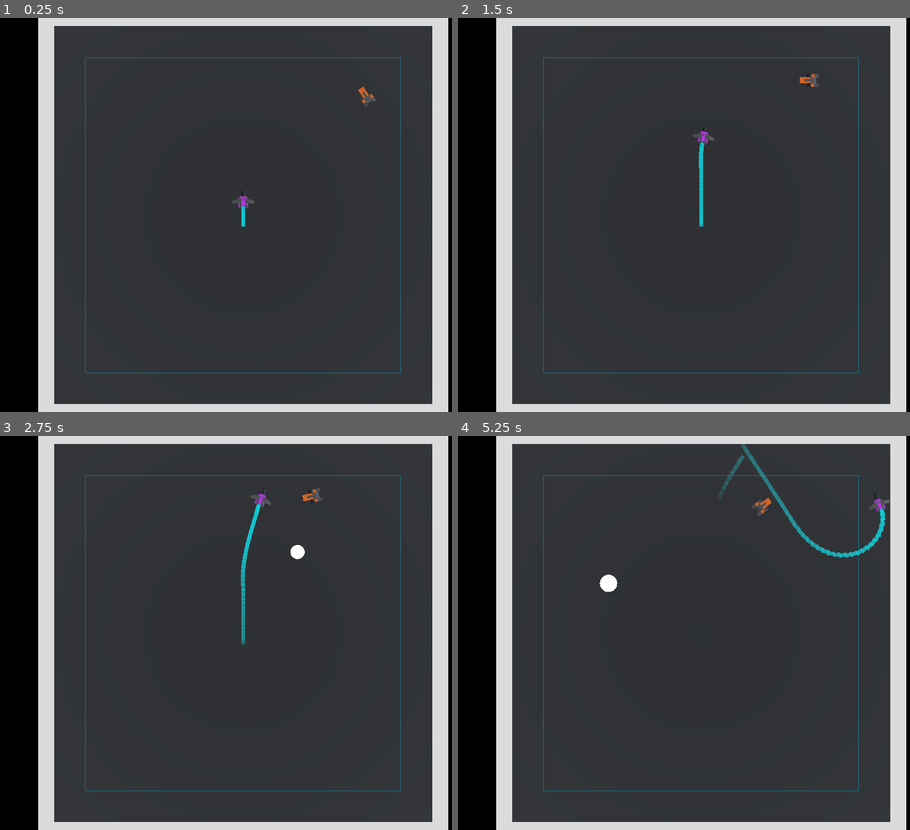
Above: before the commit, frames 1-4 (two rows, left to right).
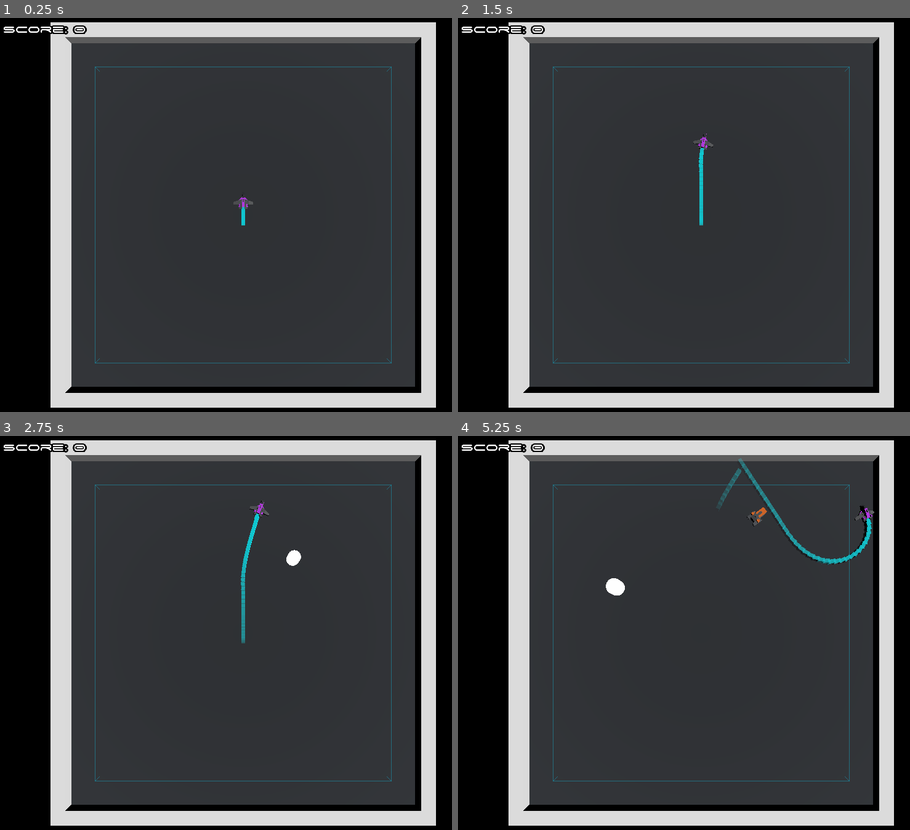
Above: after the commit, the same moments.

Repository: voithos/neoncycles
Game: Godot game, scene res://scenes/Arena.tscn
The game is run twice, just before and just after one commit, with the same random seed, the same clock (stepped at 60 frames per second) and the same inputs. Sound files missing from this copy of the repository are replaced by a short silence.
Inputs:
- Up to frame 1 (0.25 s): no input
- Up to frame 2 (1.5 s): tap Enter (reset_level, bound only after the commit) at 0.5, 1.25 s; hold Right (turn_right) 0.53-1.28 s; tap P at 0.6, 1.35 s; hold Down (slow_down) from 1.28 s (still down)
- Up to frame 3 (2.75 s): release Down (slow_down) at 2.03 s; hold Right (turn_right) from 2.03 s (still down); tap P at 2.1 s
- Up to frame 4 (5.25 s): tap Enter (reset_level, bound only after the commit) at 2.75, 4.15, 4.25 s; release Right (turn_right) at 2.78 s; hold Up (speed_up) 2.78-3.53 s; tap P every 0.75 s from 2.85 to 5.1 s; hold Left (turn_left) 3.53-5.03 s; hold Down (slow_down) from 5.03 s (still down)

The runs differ from the first frame. In frame 1, 22% of the frame differs, in the area x 0-100%, y 0-100%; in frame 2, 22%; in frame 3, 23%; in frame 4, 24%.

Commit message:
Add score display.

Diff:
--- a/project.godot
+++ b/project.godot
@@ -21,6 +21,7 @@
 Music="*res://scripts/Music.gd"
 Sfx="*res://scripts/Sfx.gd"
 GlobalCamera="*res://scripts/GlobalCamera.gd"
+Score="*res://scripts/Score.gd"
 
 [display]
 
@@ -51,6 +52,11 @@
 "events": [ Object(InputEventKey,"resource_local_to_scene":false,"resource_name":"","device":0,"alt":false,"shift":false,"control":false,"meta":false,"command":false,"pressed":false,"scancode":16777234,"unicode":0,"echo":false,"script":null)
  ]
 }
+reset_level={
+"deadzone": 0.5,
+"events": [ Object(InputEventKey,"resource_local_to_scene":false,"resource_name":"","device":0,"alt":false,"shift":false,"control":false,"meta":false,"command":false,"pressed":false,"scancode":16777221,"unicode":0,"echo":false,"script":null)
+ ]
+}
 
 [physics]
 
--- a/scenes/Arena.gd
+++ b/scenes/Arena.gd
@@ -2,3 +2,4 @@
 
 func _ready():
     Music.play_battle()
+    Score.reset()
--- a/scenes/Arena.tscn
+++ b/scenes/Arena.tscn
@@ -1,11 +1,12 @@
-[gd_scene load_steps=13 format=2]
+[gd_scene load_steps=14 format=2]
 
 [ext_resource path="res://scenes/Player.tscn" type="PackedScene" id=1]
 [ext_resource path="res://assets/dark.material" type="Material" id=2]
-[ext_resource path="res://scenes/Drone.tscn" type="PackedScene" id=3]
+[ext_resource path="res://scenes/Score.tscn" type="PackedScene" id=3]
 [ext_resource path="res://scenes/EnemySpawn.tscn" type="PackedScene" id=4]
 [ext_resource path="res://scenes/Arena.gd" type="Script" id=5]
 [ext_resource path="res://scenes/Camera.tscn" type="PackedScene" id=6]
+[ext_resource path="res://scenes/LevelController.tscn" type="PackedScene" id=7]
 
 [sub_resource type="BoxShape" id=1]
 extents = Vector3( 25, 1, 25 )
@@ -41,9 +42,6 @@
 material/0 = ExtResource( 2 )
 
 [node name="Player" parent="." instance=ExtResource( 1 )]
-
-[node name="Drone" parent="." instance=ExtResource( 3 )]
-transform = Transform( 1, 0, 0, 0, 1, 0, 0, 0, 1, 15.6776, 1.90735e-06, -14.2136 )
 
 [node name="EnemySpawn" parent="." instance=ExtResource( 4 )]
 spawn_shape = SubResource( 6 )
@@ -105,3 +103,7 @@
 
 [node name="WorldEnvironment" type="WorldEnvironment" parent="."]
 environment = SubResource( 5 )
+
+[node name="Score" parent="." instance=ExtResource( 3 )]
+
+[node name="LevelController" parent="." instance=ExtResource( 7 )]
--- a/scenes/Camera.tscn
+++ b/scenes/Camera.tscn
@@ -4,7 +4,7 @@
 
 [node name="Camera" type="Camera"]
 transform = Transform( 1, 0, 0, 0, -4.37114e-08, 1, 0, -1, -4.37114e-08, 0, 30, 0 )
-projection = 1
 current = true
+fov = 85.0
 size = 50.0
 script = ExtResource( 1 )
--- a/scenes/Craft.gd
+++ b/scenes/Craft.gd
@@ -36,6 +36,7 @@
 
     velocity = direction * current_speed
     velocity = move_and_slide(velocity, Vector3.UP)
+    translation.y = 0
 
     _maybe_bounce()
 
@@ -78,6 +79,8 @@
 func _die():
     if is_dying:
         return
+    if is_enemy:
+        Score.increment_score()
     is_dying = true
     if has_node("Explosion"):
         $Explosion.one_shot = true
--- a/scenes/Drone.tscn
+++ b/scenes/Drone.tscn
@@ -82,7 +82,7 @@
 tracks/3/imported = false
 tracks/3/enabled = true
 tracks/3/keys = {
-"times": PoolRealArray( 0, 0.7 ),
+"times": PoolRealArray( 0, 1 ),
 "transitions": PoolRealArray( 1, 1 ),
 "update": 1,
 "values": [ true, false ]
@@ -94,7 +94,7 @@
 tracks/4/imported = false
 tracks/4/enabled = true
 tracks/4/keys = {
-"times": PoolRealArray( 0, 0.7 ),
+"times": PoolRealArray( 0, 1 ),
 "transitions": PoolRealArray( 1, 1 ),
 "update": 1,
 "values": [ false, true ]
@@ -106,7 +106,7 @@
 tracks/5/imported = false
 tracks/5/enabled = true
 tracks/5/keys = {
-"times": PoolRealArray( 0, 0.7 ),
+"times": PoolRealArray( 0, 1 ),
 "transitions": PoolRealArray( 1, 1 ),
 "update": 1,
 "values": [ false, true ]
--- a/scenes/EnemySpawn.gd
+++ b/scenes/EnemySpawn.gd
@@ -24,6 +24,14 @@
         add_child(mesh)
     randomize()
     _set_next_tick()
+    call_deferred("_wire_level_done")
+
+func _wire_level_done():
+    var level = get_tree().get_nodes_in_group("level")[0]
+    level.connect("done", self, "_level_done")
+
+func _level_done():
+    is_active = false
 
 func _physics_process(delta):
     if !is_active:
--- /dev/null
+++ b/scenes/Font.tres
@@ -0,0 +1,4 @@
+[gd_resource type="DynamicFontData" format=2]
+
+[resource]
+font_path = "res://assets/space.ttf"
--- /dev/null
+++ b/scenes/LevelController.gd
@@ -0,0 +1,19 @@
+extends CanvasLayer
+
+var is_done = false
+signal done
+
+func _ready():
+    add_to_group("level")
+    $RichTextLabel.hide()
+
+func _physics_process(delta):
+    if is_done:
+        if Input.is_action_just_pressed("reset_level"):
+            get_tree().reload_current_scene()
+
+func done():
+    # Gameplay done for now; listen for reset
+    is_done = true
+    $RichTextLabel.show()
+    emit_signal("done")
--- /dev/null
+++ b/scenes/LevelController.tscn
@@ -0,0 +1,26 @@
+[gd_scene load_steps=4 format=2]
+
+[ext_resource path="res://scenes/LevelController.gd" type="Script" id=1]
+[ext_resource path="res://scenes/Font.tres" type="DynamicFontData" id=2]
+
+[sub_resource type="DynamicFont" id=1]
+size = 50
+outline_size = 5
+outline_color = Color( 0, 0, 0, 1 )
+font_data = ExtResource( 2 )
+
+[node name="LevelController" type="CanvasLayer"]
+script = ExtResource( 1 )
+
+[node name="RichTextLabel" type="RichTextLabel" parent="."]
+margin_left = 44.0
+margin_top = 743.0
+margin_right = 1242.0
+margin_bottom = 1018.0
+custom_fonts/normal_font = SubResource( 1 )
+bbcode_enabled = true
+bbcode_text = "[center]Press enter to continue[/center]"
+text = "Press enter to continue"
+__meta__ = {
+"_edit_use_anchors_": false
+}
--- a/scenes/Player.gd
+++ b/scenes/Player.gd
@@ -39,3 +39,8 @@
 
 func _on_Hitbox_area_entered(area):
     _die()
+
+func _die():
+    var level = get_tree().get_nodes_in_group("level")[0]
+    level.done()
+    ._die()
--- /dev/null
+++ b/scenes/Score.gd
@@ -0,0 +1,7 @@
+extends CanvasLayer
+
+func _ready():
+    Score.connect("score_changed", self, "score_changed")
+
+func score_changed(score):
+    $RichTextLabel.text = "Score: " + str(score)
--- /dev/null
+++ b/scenes/Score.tscn
@@ -0,0 +1,25 @@
+[gd_scene load_steps=4 format=2]
+
+[ext_resource path="res://scenes/Score.gd" type="Script" id=1]
+[ext_resource path="res://scenes/Font.tres" type="DynamicFontData" id=2]
+
+[sub_resource type="DynamicFont" id=2]
+size = 35
+outline_size = 4
+outline_color = Color( 0, 0, 0, 1 )
+font_data = ExtResource( 2 )
+
+[node name="Score" type="CanvasLayer"]
+script = ExtResource( 1 )
+
+[node name="RichTextLabel" type="RichTextLabel" parent="."]
+margin_left = 15.0
+margin_top = 13.0
+margin_right = 288.0
+margin_bottom = 81.0
+custom_fonts/normal_font = SubResource( 2 )
+bbcode_text = "Score: 0"
+text = "Score: 0"
+__meta__ = {
+"_edit_use_anchors_": false
+}
--- /dev/null
+++ b/scripts/Score.gd
@@ -0,0 +1,12 @@
+extends Node
+
+var score = 0
+signal score_changed
+
+func increment_score():
+    score += 1
+    emit_signal("score_changed", score)
+
+func reset():
+    score = 0
+    emit_signal("score_changed", score)
Binary file added: assets/space.ttf
Not shown, changed: ATTRIBUTION.md
